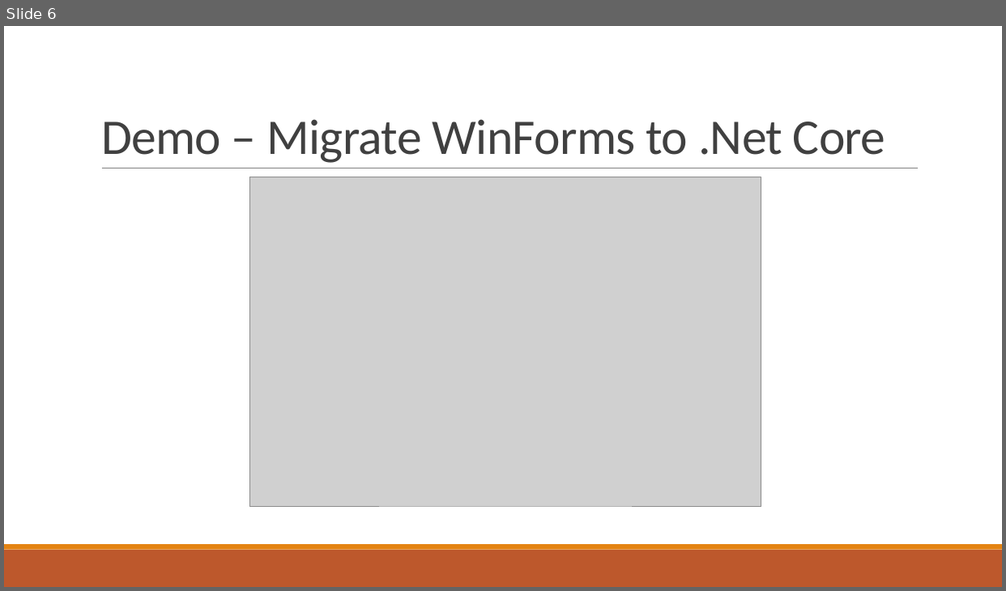
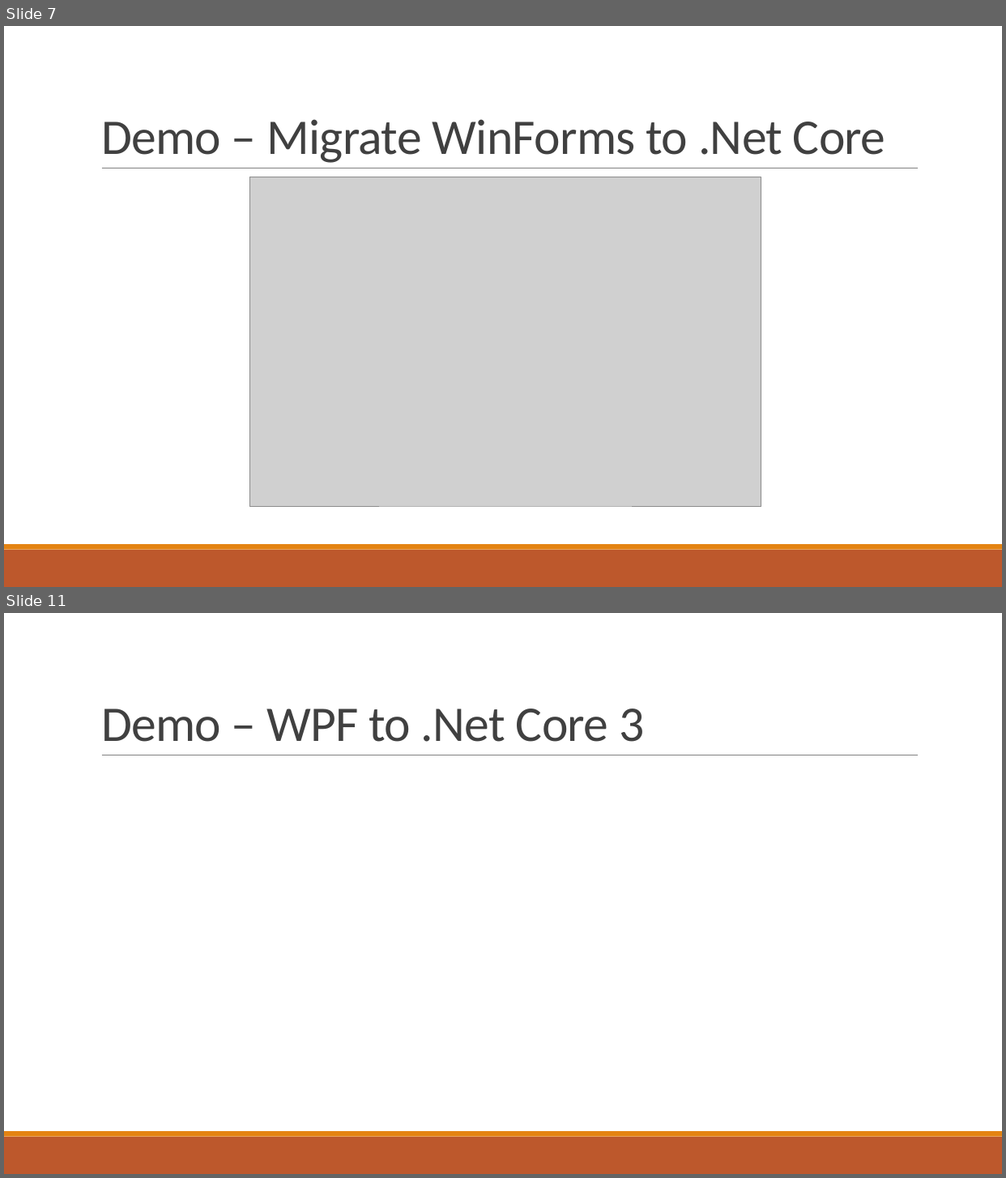
Before and after one commit to pcmichaels/WindowsDesktopTalk, a slide deck: Slides/WindowsDesktop.pptx. Shown one above the other, each under a label of ours: slide 6 before the commit, slides 7 and 11 after it; the slides between them are not shown. The pictures are 1006x591 and 1006x1178 pixels, drawn with LibreOffice and Linux fonts; fonts in the diff are those of the drawing; grey boxes stand for pictures. Boxes give left, top, right and bottom in pixels: in the first picture for what was removed or moved away, otherwise in the second. Text is boxed around its words. In the diff, an @@ line names an element or a change of style, - is before the commit and + after.

```diff
--- a/Slides/WindowsDesktop.pptx
+++ b/Slides/WindowsDesktop.pptx
@@ slide 11 added at [4,613,1002,1174], background #FFFFFF; not listed: 3 template elements that a slide beside it also shows @@
@@ title added at [101,709,644,742], 48 pt, text #404040 @@
+Demo – WPF to .Net Core 3
@@ what was slide 6 is now slide 7 @@
```
Also in this commit, not shown: 6 other slides added.
